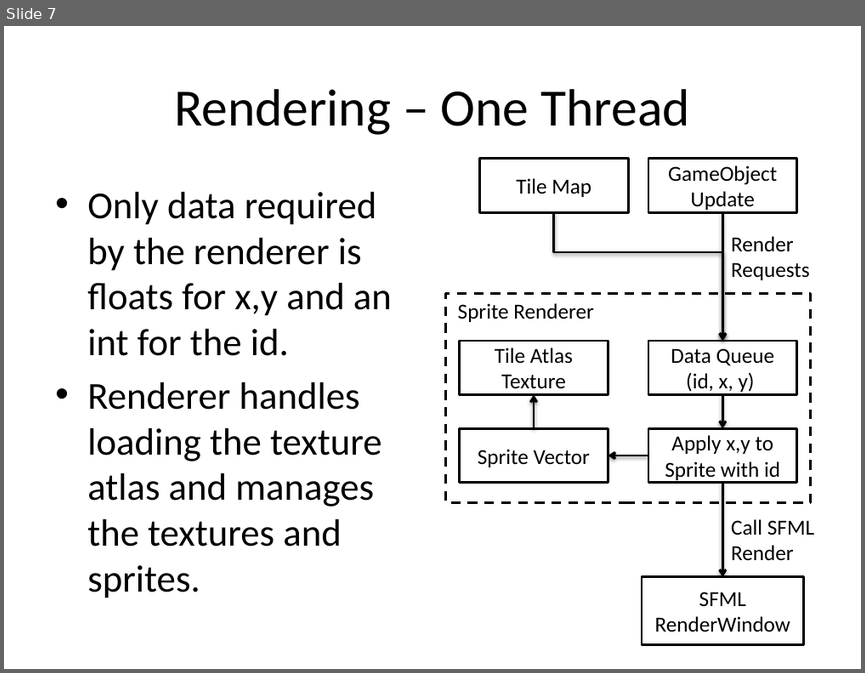
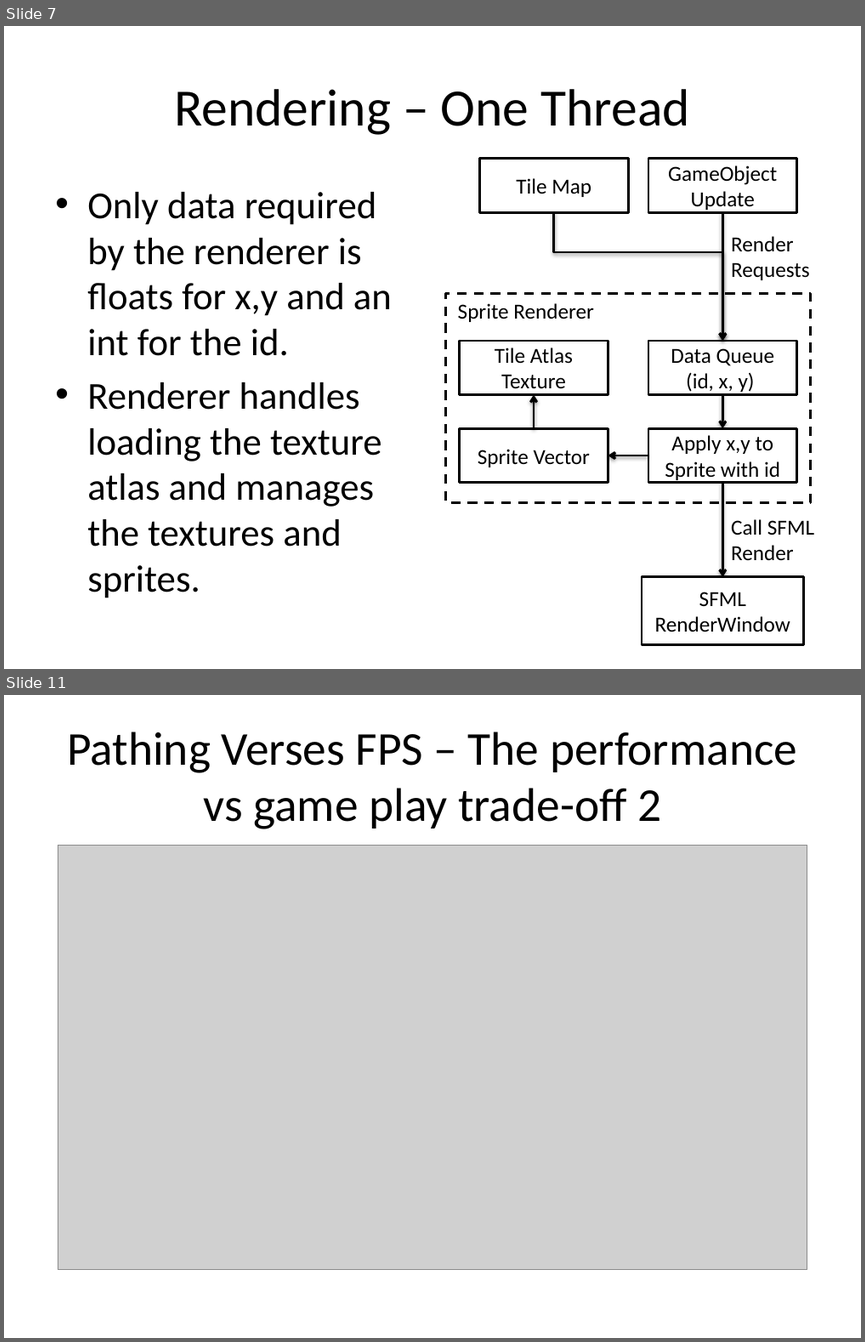
Before and after one commit to jammy2232/CMP202, a slide deck: documentation/CMP202 – Data and Algorithms 2.pptx. Shown one above the other, each under a label of ours: slide 7 before the commit, slides 7 and 11 after it; the slides between them are not shown. The pictures are 865x673 and 865x1342 pixels, drawn with LibreOffice and Linux fonts; fonts in the diff are those of the drawing; grey boxes stand for pictures. Boxes give left, top, right and bottom in pixels: in the first picture for what was removed or moved away, otherwise in the second. Text is boxed around its words. In the diff, an @@ line names an element or a change of style, - is before the commit and + after.

```diff
--- a/documentation/CMP202 – Data and Algorithms 2.pptx
+++ b/documentation/CMP202 – Data and Algorithms 2.pptx
@@ slide 11 added at bbox=[4, 695, 861, 1338], background #FFFFFF @@
@@ title added at bbox=[67, 732, 797, 829], 39.6 pt, text #000000 @@
+Pathing Verses FPS – The performance vs game play trade-off 2
@@ picture added at bbox=[58, 845, 806, 1269] @@
```
Also in this commit, not shown: 5 slides changed, 6 other slides added, 20 other files.
